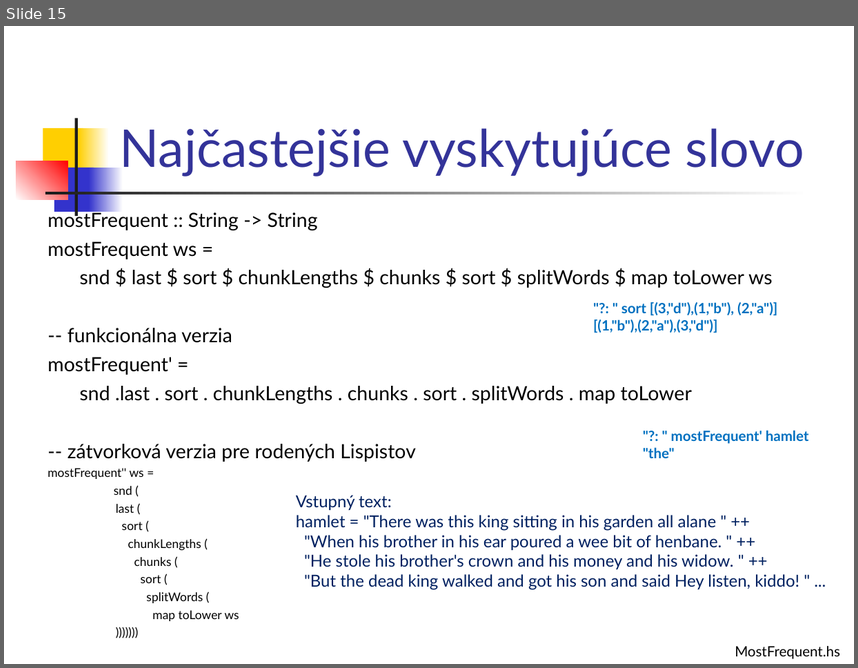
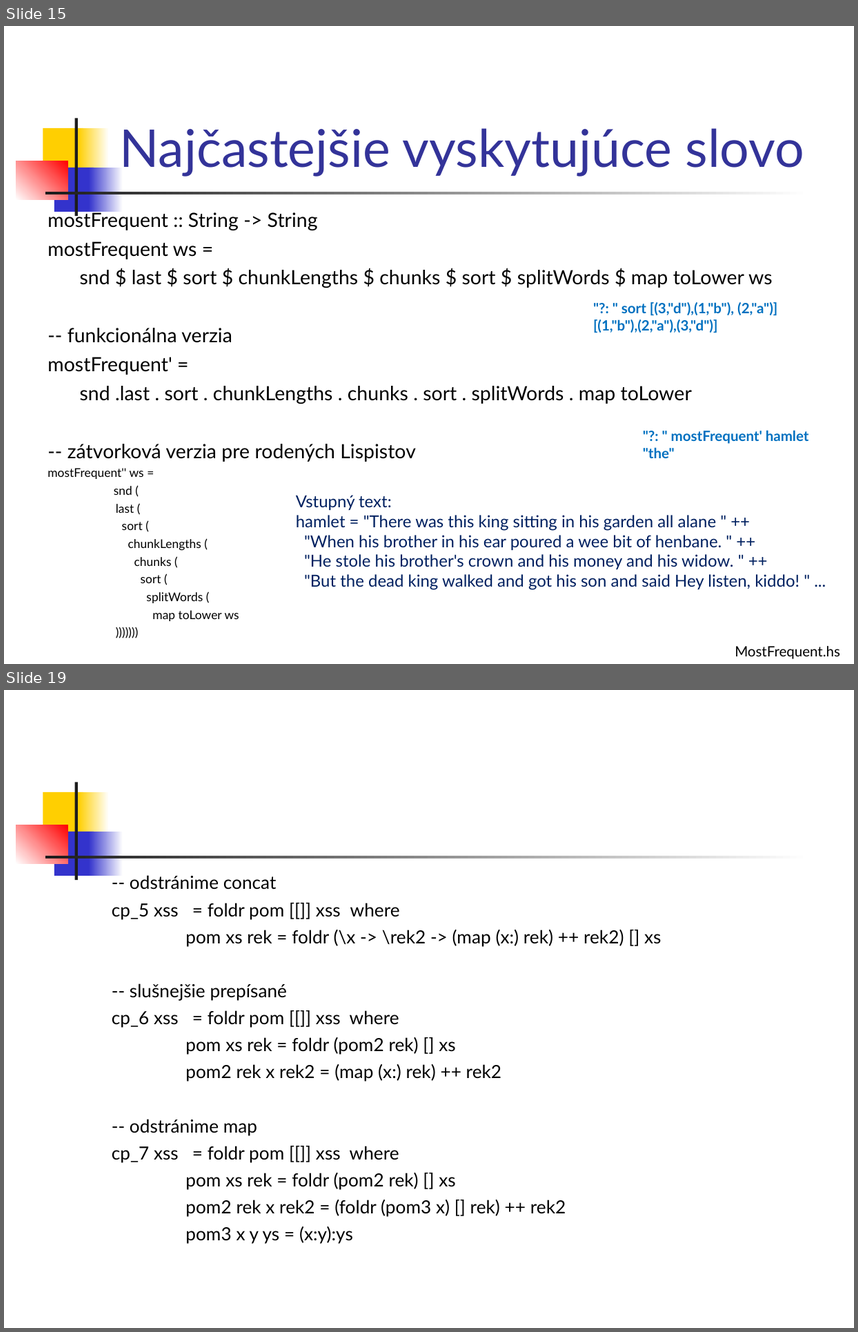
Before and after one commit to Funkcionalne/Prednasky, a slide deck: 03/03_fpro.ppt. Shown one above the other, each under a label of ours: slide 15 before the commit, slides 15 and 19 after it; the slides between them are not shown. The pictures are 858x668 and 858x1332 pixels, drawn with LibreOffice and Linux fonts; fonts in the diff are those of the drawing. Boxes give left, top, right and bottom in pixels: in the first picture for what was removed or moved away, otherwise in the second. Text is boxed around its words. In the diff, an @@ line names an element or a change of style, - is before the commit and + after.

```diff
--- a/03/03_fpro.ppt
+++ b/03/03_fpro.ppt
@@ slide 19 added at [4,690,854,1328], background #FFFFFF; not listed: 7 template elements that a slide beside it also shows @@
@@ text added at [112,875,661,1243], 15.3 pt, text #000000 @@
+-- odstránime concat
+cp_5 xss = foldr pom [[]] xss where
+pom xs rek = foldr (\x -> \rek2 -> (map (x:) rek) ++ rek2) [] xs
+-- slušnejšie prepísané
+cp_6 xss = foldr pom [[]] xss where
+pom xs rek = foldr (pom2 rek) [] xs
+pom2 rek x rek2 = (map (x:) rek) ++ rek2
+-- odstránime map
+cp_7 xss = foldr pom [[]] xss where
+pom xs rek = foldr (pom2 rek) [] xs
+pom2 rek x rek2 = (foldr (pom3 x) [] rek) ++ rek2
+pom3 x y ys = (x:y):ys
```
Also in this commit, not shown: 2 slides changed, 2 other slides added, 22 slides removed, 2 other files.
